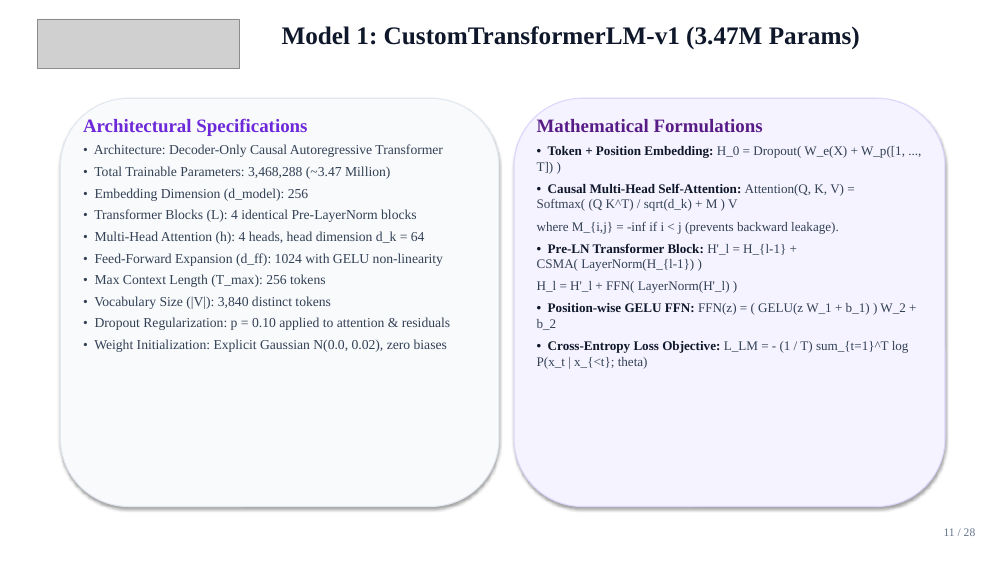
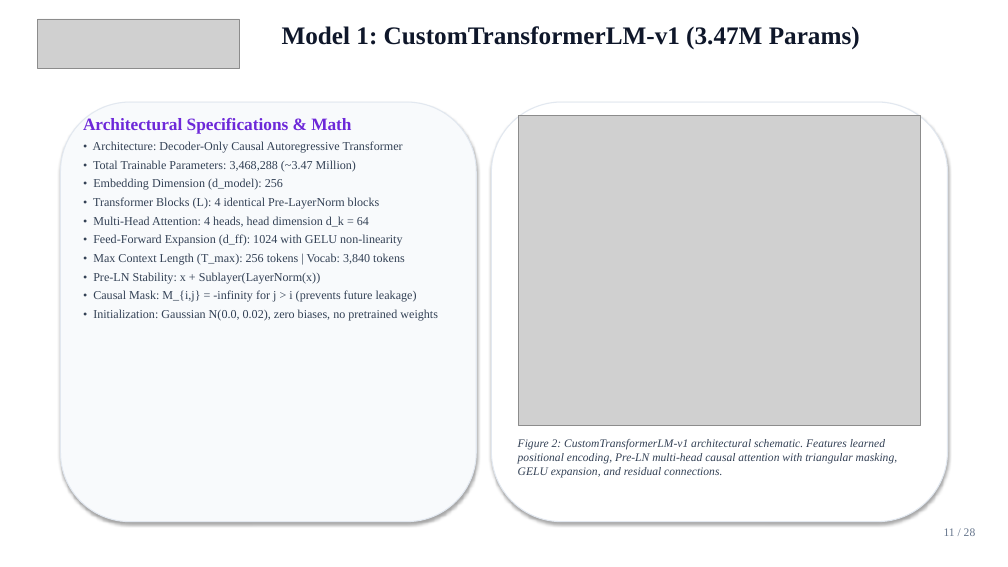
Before and after one commit to Kunwar9415/ai-powered-saas-platform, a slide deck: slide 11 of AI_POWERED_SAAS_PLATFORM_PRESENTATION.pptx. Drawn at 1008x567 pixels with LibreOffice and Linux fonts; fonts in the diff are those of the drawing; grey boxes stand for pictures. Boxes give left, top, right and bottom in pixels: in the first picture for what was removed or moved away, otherwise in the second. Text is boxed around its words. In the diff, an @@ line names an element or a change of style, - is before the commit and + after.

Commit message:
docs: embed architecture schematics, loss curves, confusion matrices, and pipeline graphs into PowerPoint presentation

```diff
--- a/AI_POWERED_SAAS_PLATFORM_PRESENTATION.pptx
+++ b/AI_POWERED_SAAS_PLATFORM_PRESENTATION.pptx
@@ rounded rectangle: place and size @@
-rounded rectangle at [60,98,499,507]
+rounded rectangle at [60,102,476,522]
@@ text at [83,118,351,134]: text changed; size 18 to 16.5 pt @@
-Architectural Specifications
+Architectural Specifications & Math
@@ rounded rectangle: place and size @@
-rounded rectangle at [514,98,945,507]
+rounded rectangle at [492,102,948,522]
@@ rounded rectangle at [492,102,948,522]: fill #F5F3FF to #FFFFFF; outline #DDD6FE 1 pt to #E2E8F0 1 pt @@
@@ picture added at [519,116,921,426] @@
@@ text removed at [537,119,909,369] @@
-Mathematical Formulations
-• Token + Position Embedding: H_0 = Dropout( W_e(X) + W_p([1, ..., T]) )
-• Causal Multi-Head Self-Attention: Attention(Q, K, V) = Softmax( (Q K^T) / sqrt(d_k) + M ) V
-where M_{i,j} = -inf if i < j (prevents backward leakage).
-• Pre-LN Transformer Block: H'_l = H_{l-1} + CSMA( LayerNorm(H_{l-1}) )
-H_l = H'_l + FFN( LayerNorm(H'_l) )
-• Position-wise GELU FFN: FFN(z) = ( GELU(z W_1 + b_1) ) W_2 + b_2
-• Cross-Entropy Loss Objective: L_LM = - (1 / T) sum_{t=1}^T log P(x_t | x_{<t}; theta)
@@ text at [93,141,403,246]: size 13 to 11.5 pt in "• Architecture: Decoder-Only Causal Autoregressive Transform ...", "• Total Trainable Parameters: 3,468,288 (~3.47 Million)", "• Embedding Dimension (d_model): 256", "• Transformer Blocks (L): 4 identical Pre-LayerNorm ..." and 1 more places; less space between paragraphs @@
@@ text at [93,216,369,227]: text changed; size 13 to 11.5 pt @@
-• Multi-Head Attention (h): 4 heads, head dimension d_k = 64
+• Multi-Head Attention: 4 heads, head dimension d_k = 64
@@ text at [93,253,438,321]: text changed; size 13 to 11.5 pt @@
-• Max Context Length (T_max): 256 tokens
-• Vocabulary Size (|V|): 3,840 distinct tokens
-• Dropout Regularization: p = 0.10 applied to attention & residuals
-• Weight Initialization: Explicit Gaussian N(0.0, 0.02), zero biases
+• Max Context Length (T_max): 256 tokens | Vocab: 3,840 tokens
+• Pre-LN Stability: x + Sublayer(LayerNorm(x))
+• Causal Mask: M_{i,j} = -infinity for j > i (prevents future leakage)
+• Initialization: Gaussian N(0.0, 0.02), zero biases, no pretrained weights
@@ text added at [518,439,897,478], 11 pt, text #334155, italic @@
+Figure 2: CustomTransformerLM-v1 architectural schematic. Features learned positional encoding, Pre-LN multi-head causal attention with triangular masking, GELU expansion, and residual connections.
```
Also in this commit, not shown: 7 other slides changed, 1 slide added, 1 slide removed, 1 other file.
